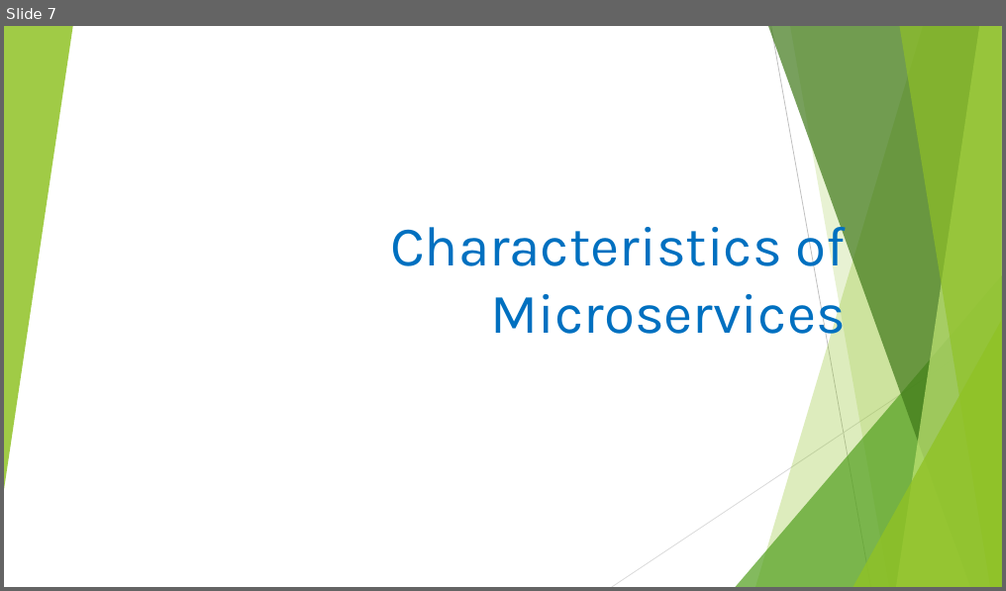
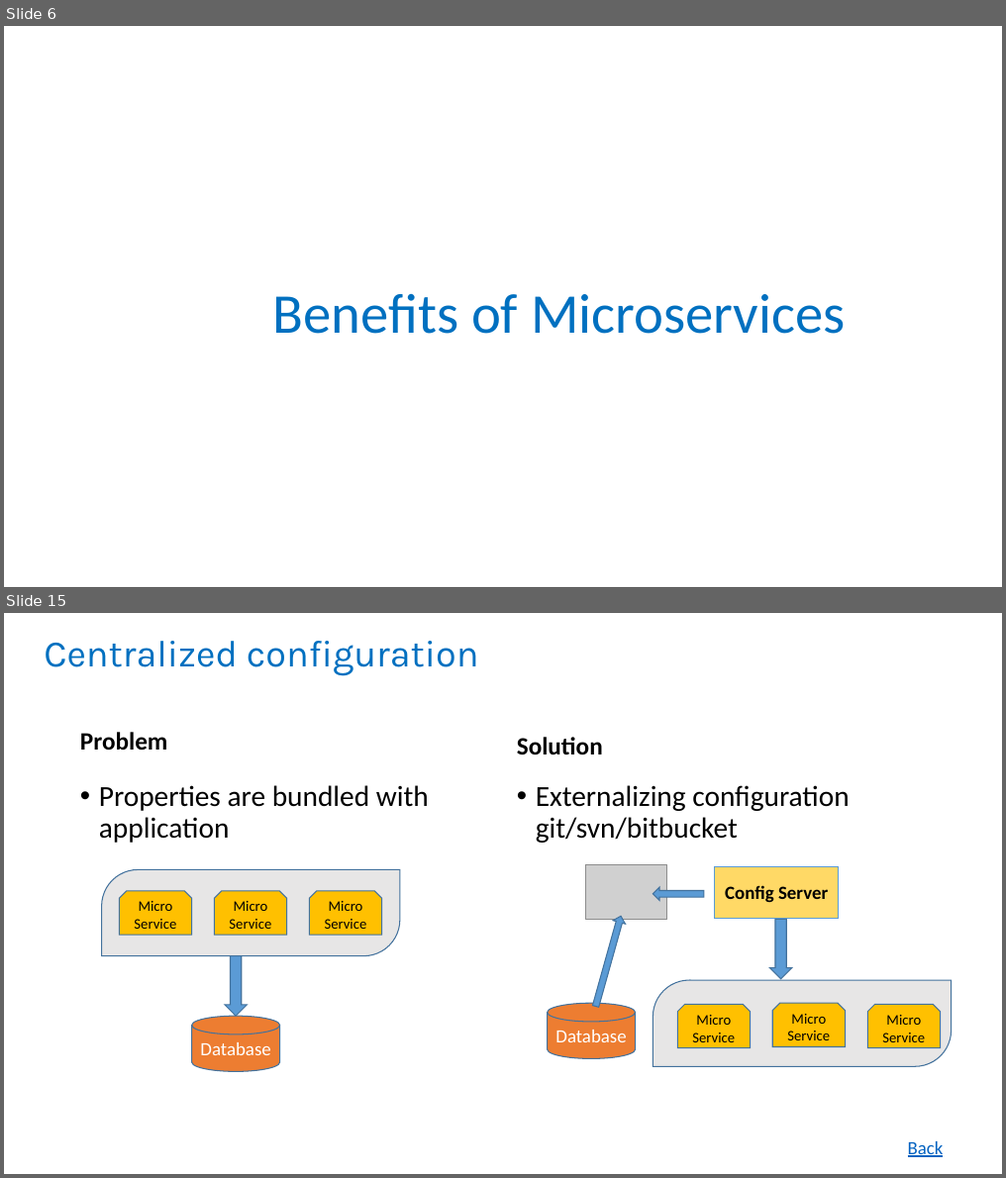
Before and after one commit to rameshbgm/Microservice, a slide deck: Micro Services.pptx. Shown one above the other, each under a label of ours: slide 7 before the commit, slides 6 and 15 after it; the slides between them are not shown. The pictures are 1006x591 and 1006x1178 pixels, drawn with LibreOffice and Linux fonts; fonts in the diff are those of the drawing; grey boxes stand for pictures. Boxes give left, top, right and bottom in pixels: in the first picture for what was removed or moved away, otherwise in the second. Text is boxed around its words. In the diff, an @@ line names an element or a change of style, - is before the commit and + after.

```diff
--- a/Micro Services.pptx
+++ b/Micro Services.pptx
@@ slide 15 added at box(4, 613, 1002, 1174), background #FFFFFF @@
@@ text added at box(44, 641, 479, 675), 36 pt, text #0070C0 @@
+Centralized configuration
@@ text added at box(80, 732, 167, 750), 24 pt, text #000000, bold @@
+Problem
@@ text added at box(517, 737, 603, 756), 24 pt, text #000000, bold @@
+Solution
@@ text added at box(99, 785, 429, 843), 28 pt, text #000000 @@
+• Properties are bundled with application
@@ text added at box(536, 785, 848, 843), 28 pt, text #000000 @@
+• Externalizing configuration git/svn/bitbucket
@@ down arrow added at box(590, 915, 628, 1008), fill #5B9BD5, outline #43739E 1 pt @@
@@ group added at box(586, 864, 951, 1066): 3 snip same rects, 2 down arrows, 1 rectangle, 1 picture, 1 round diag rect @@
+Config Server
+Micro Service
+Micro Service
+Micro Service
@@ group added at box(101, 869, 399, 1072): 3 snip same rects, 1 round diag rect, 1 cylinder, 1 down arrow @@
+Micro Service
+Micro Service
+Micro Service
+Database
@@ cylinder added at box(548, 1003, 636, 1059), fill #ED7D31, outline #43739E 1 pt, 18 pt, text #FFFFFF @@
+Database
@@ text added at box(908, 1142, 944, 1157), 18 pt, text #0563C1, underline @@
+Back
@@ what was slide 7 is now slide 6 @@
@@ slide 6 changed as well @@
@@ group removed at box(4, 26, 1002, 587): 5 freeform shapes, 3 triangles, 2 lines @@
@@ text at box(273, 293, 845, 334): text changed; font Karla to Calibri @@
-Characteristics of Microservices
+Benefits of Microservices
```
Also in this commit, not shown: 16 other slides changed, 3 other slides added, 6 slides removed.
